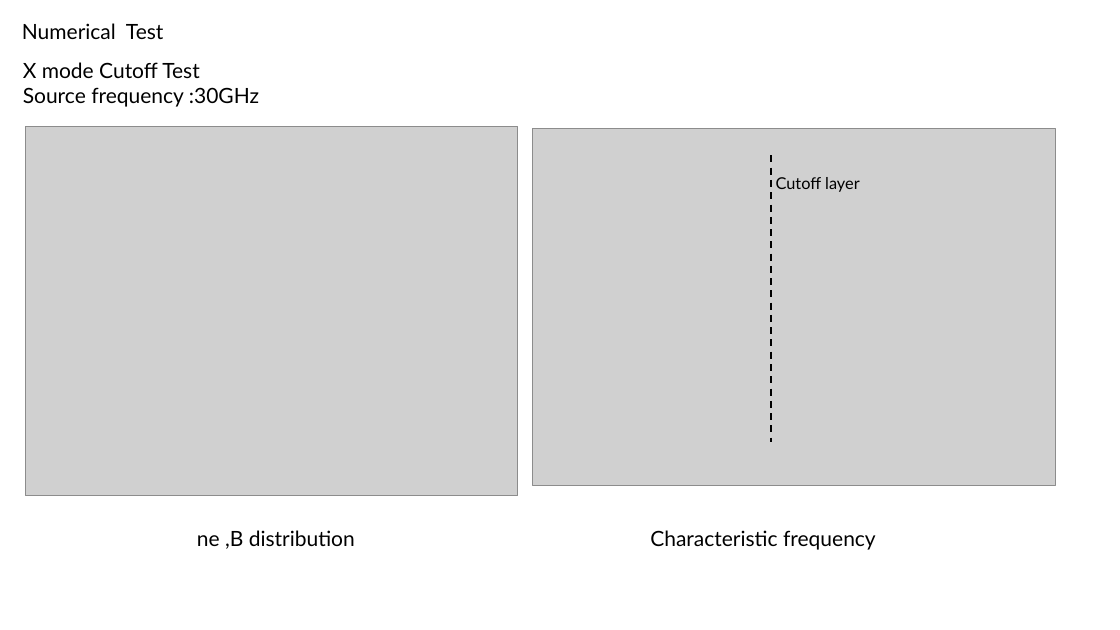
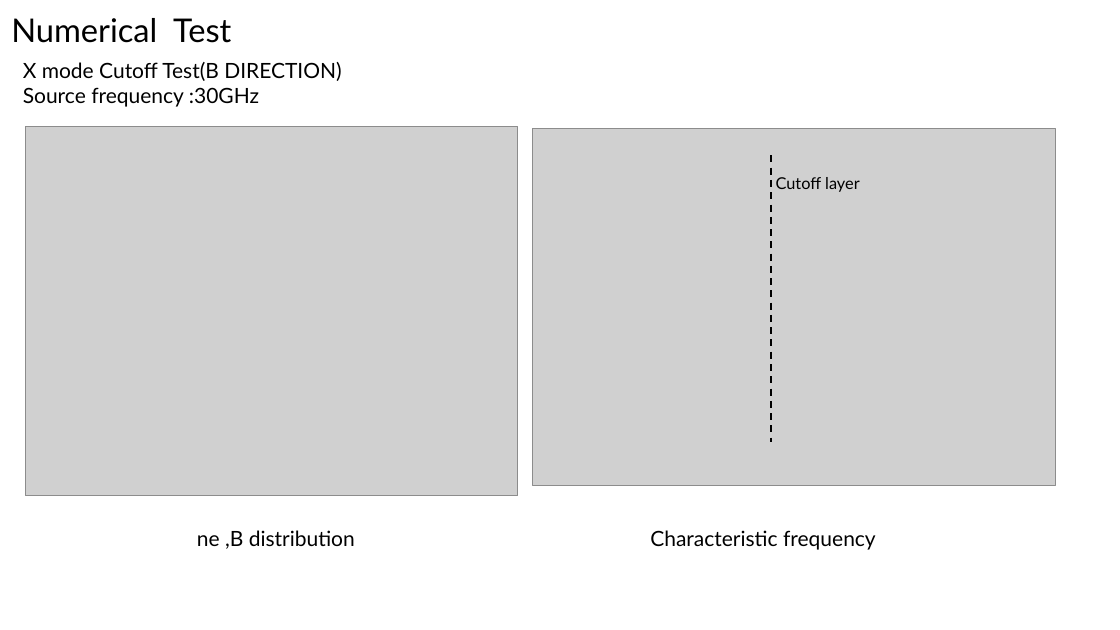
Before and after one commit to USTC-star/computer_share, a slide deck: slide 10 of 1D full wave simulation in magnetic plasma.pptx (slide 7 before the commit). Drawn at 1120x630 pixels with LibreOffice and Linux fonts; fonts in the diff are those of the drawing; grey boxes stand for pictures. Boxes give left, top, right and bottom in pixels: in the first picture for what was removed or moved away, otherwise in the second. Text is boxed around its words. In the diff, an @@ line names an element or a change of style, - is before the commit and + after.

```diff
--- a/1D full wave simulation in magnetic plasma.pptx
+++ b/1D full wave simulation in magnetic plasma.pptx
@@ text "Numerical Test": place and size @@
-text "Numerical Test" at <box>22,23,164,39</box>
+text "Numerical Test" at <box>11,18,231,43</box>
@@ text "Numerical Test" at <box>11,18,231,43</box>: size 18 to 28 pt @@
@@ text at <box>23,62,341,81</box>: text changed @@
-X mode Cutoff Test
+X mode Cutoff Test(B DIRECTION)
```
Also in this commit, not shown: 7 other slides changed, 3 slides added.
